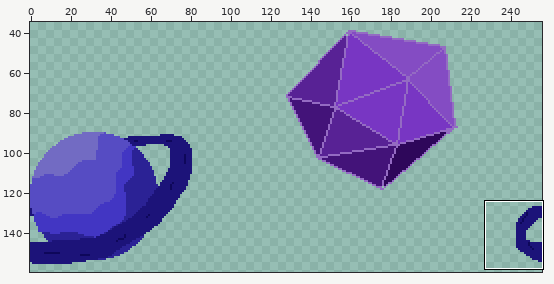
Pixel-art file: SpaceInvaders/res/img/Bgs/OptionsBG2.ase. Above, an overview of the earlier version with the close-up marked.
Close-up. Before the edit:
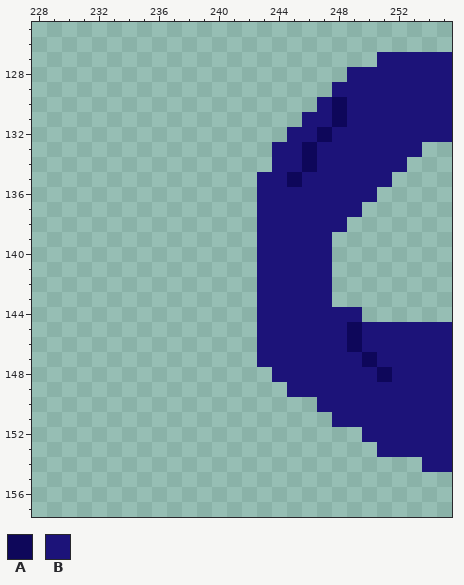
256x240 pixels, 1 frame. Shown: x 228..255, y 125..157. The old version is drawn lined up with the new one. The wide view leaves out empty margins.
Palette (. is transparent): A #0e075a  B #1c1379
Pixels before, first column x 243:
127 ........BBBBB
128 ......BBBBBBB
129 .....BBBBBBBB
130 ....BABBBBBBB
131 ...BBABBBBBBB
132 ..BBABBBBBBBB
133 .BBABBBBBBB..
134 .BBABBBBBB...
135 BBABBBBBB....
136 BBBBBBBB.....
137 BBBBBBB......
138 BBBBBB.......
139 BBBBB........
140 BBBBB........
141 BBBBB........
142 BBBBB........
143 BBBBB........
144 BBBBBBB......
145 BBBBBBABBBBBB
146 BBBBBBABBBBBB
147 BBBBBBBABBBBB
148 .BBBBBBBABBBB
149 ..BBBBBBBBBBB
150 ....BBBBBBBBB
151 .....BBBBBBBB
152 .......BBBBBB
153 ........BBBBB
154 ...........BB
New version:
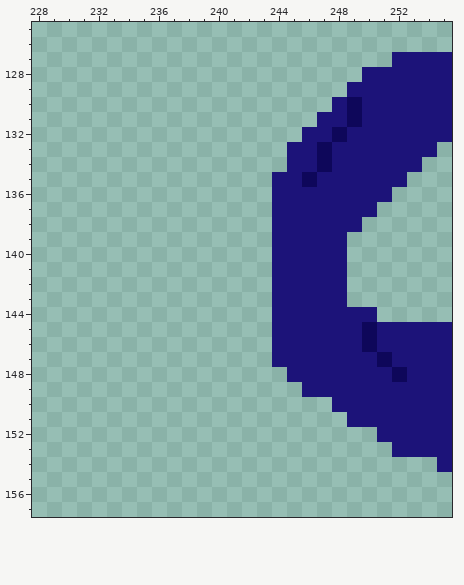
What changed:
drawings rearranged on the sheet (the old picture shows each at its new place)
Colour B gives way to colour A in rows 130 to 131 at x 249; in row 132 at x 248; in rows 133 to 134 at x 247; in row 135 at x 246; in rows 145 to 146 at x 250; in row 147 at x 251.
Colour B gives way to colour A in row 148 at x 252.
The edit adds colour B in row 133 at x 254; in row 134 at x 253; in row 135 at x 252; in row 136 at x 251; in row 137 at x 250; in row 138 at x 249.
The edit adds colour B in rows 139 to 143 at x 248; in row 144 at x 250.
Colour A gives way to colour B in rows 130 to 131 at x 248; in row 132 at x 247; in rows 133 to 134 at x 246; in row 135 at x 245; in rows 145 to 146 at x 249; in row 147 at x 250.
Colour A gives way to colour B in row 148 at x 251.
Colour B is gone in row 127 at x 251; in row 128 at x 249; in row 129 at x 248; in row 130 at x 247; in row 131 at x 246; in row 132 at x 245.
Colour B is gone in rows 133 to 134 at x 244; in rows 135 to 147 at x 243; in row 148 at x 244; in row 149 at x 245; in row 150 at x 247; in row 151 at x 248.
Colour B is gone in row 152 at x 250; in row 153 at x 251; in row 154 at x 254.
Pixel boxes of the changes (left, top, right, bottom) in both close-ups:
changed: (257, 52, 437, 472)
